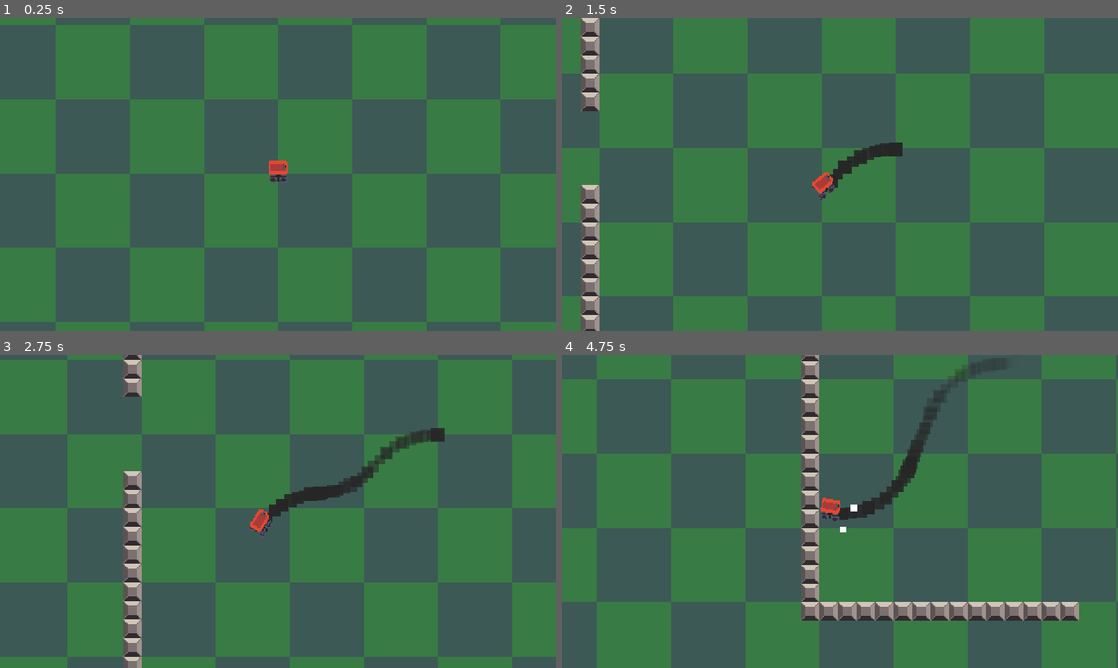
Above: before the commit, frames 1-4 (two rows, left to right).
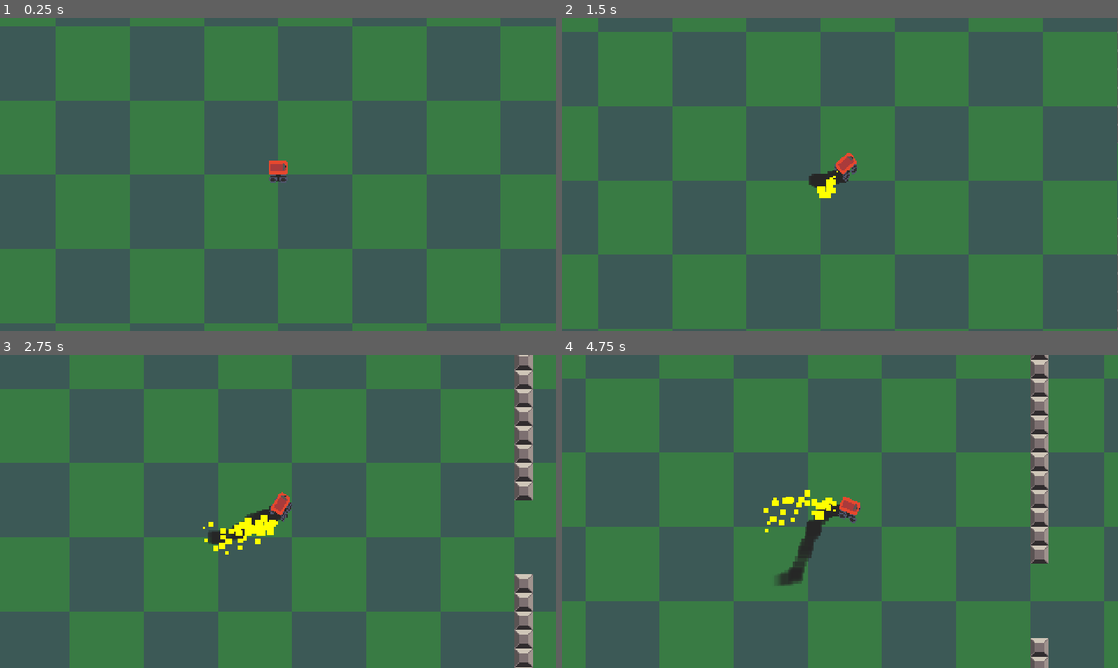
Above: after the commit, the same moments.

Repository: CiberTurtle/Mush-Vroom
Game: Godot game, scene res://scenes/testing_scene.tscn
Two runs of this game, one before a commit and one after it. Both use one fixed random seed, a clock stepped at 60 frames per second and the inputs below. The engine's default icon, where the game draws it, is replaced by a stand-in: a white triangle on a blue panel in a dark square.
Inputs:
- Up to frame 1 (0.25 s): no input
- Up to frame 2 (1.5 s): tap Enter at 0.5 s; hold Right (turn_right) 0.53-1.28 s; hold X (break) 0.53-1.28 s; tap C (boost, bound only after the commit) at 0.8, 1.35 s; hold Left (turn_left) from 1.28 s (still down)
- Up to frame 3 (2.75 s): tap X (break) at 1.55 s; release Left (turn_left) at 2.03 s; hold Right (turn_right) from 2.03 s (still down); hold X (break) from 2.03 s (still down); tap C (boost, bound only after the commit) at 2.3 s
- Up to frame 4 (4.75 s): release Right (turn_right) at 2.78 s; release X (break) at 2.78 s; hold Z (accelerate) 2.78-3.53 s; tap C (boost, bound only after the commit) at 2.85, 3.8, 4.35 s; tap X (break) at 3.05, 4.55 s; hold X (break) 3.53-4.28 s; hold Left (turn_left) from 3.53 s (still down)

The runs differ from the first frame. In frame 1, 2.0% of the frame differs, in the area x 0-100%, y 2-98%; in frame 2, 56%; in frame 3, 45%; in frame 4, 86%, in the area x 0-100%, y 0-100%.

Commit message:
boosting & separation of concerns

Diff:
--- a/project.godot
+++ b/project.godot
@@ -10,9 +10,14 @@
 
 _global_script_classes=[{
 "base": "CharacterBody2D",
-"class": &"Driver",
+"class": &"Kart",
 "language": &"GDScript",
-"path": "res://scripts/driver.gd"
+"path": "res://scripts/kart.gd"
+}, {
+"base": "Kart",
+"class": &"PlayerKart",
+"language": &"GDScript",
+"path": "res://scripts/player_kart.gd"
 }, {
 "base": "Node2D",
 "class": &"SpriteStack",
@@ -25,7 +30,8 @@
 "path": "res://scripts/resource/sprite_stack_model.gd"
 }]
 _global_script_class_icons={
-"Driver": "",
+"Kart": "",
+"PlayerKart": "",
 "SpriteStack": "",
 "SpriteStackModel": ""
 }
@@ -87,6 +93,11 @@
 , Object(InputEventJoypadMotion,"resource_local_to_scene":false,"resource_name":"","device":-1,"axis":0,"axis_value":1.0,"script":null)
 ]
 }
+boost={
+"deadzone": 0.5,
+"events": [Object(InputEventKey,"resource_local_to_scene":false,"resource_name":"","device":0,"window_id":0,"alt_pressed":false,"shift_pressed":false,"ctrl_pressed":false,"meta_pressed":false,"pressed":false,"keycode":0,"physical_keycode":67,"unicode":0,"echo":false,"script":null)
+]
+}
 
 [layer_names]
 
--- a/scenes/driver.tscn
+++ b/scenes/kart.tscn
@@ -1,19 +1,12 @@
-[gd_scene load_steps=17 format=3 uid="uid://bls4ju68nmri7"]
+[gd_scene load_steps=19 format=3 uid="uid://dwjb7ln7yh3mg"]
 
-[ext_resource type="Script" path="res://scripts/driver.gd" id="1_5cpup"]
-[ext_resource type="Texture2D" uid="uid://cndrlss6lju7w" path="res://icon.svg" id="1_yrn3a"]
-[ext_resource type="Script" path="res://scripts/sprite_stack.gd" id="3_3endj"]
-[ext_resource type="Resource" uid="uid://cc75gdewcso6v" path="res://resources/kart.tres" id="4_w30rs"]
+[ext_resource type="Script" path="res://scripts/kart.gd" id="1_g4kfs"]
+[ext_resource type="Texture2D" uid="uid://cndrlss6lju7w" path="res://icon.svg" id="2_ce4dn"]
+[ext_resource type="Script" path="res://scripts/sprite_stack.gd" id="3_nelh2"]
+[ext_resource type="Resource" uid="uid://cc75gdewcso6v" path="res://resources/kart.tres" id="4_j6f35"]
 
 [sub_resource type="Curve" id="Curve_yd6i8"]
-bake_resolution = 16
 _data = [Vector2(0, 0), 0.0, 1.0, 0, 0, Vector2(0.75, 1), 0.0, 0.0, 0, 0]
-point_count = 2
-
-[sub_resource type="Curve" id="Curve_pgmih"]
-max_value = 128.0
-bake_resolution = 16
-_data = [Vector2(0, 0), 0.0, 0.0, 0, 0, Vector2(1, 112), 0.0, 0.0, 0, 0]
 point_count = 2
 
 [sub_resource type="CircleShape2D" id="CircleShape2D_fq15i"]
@@ -50,7 +43,6 @@
 particle_flag_disable_z = true
 direction = Vector3(-1, 0, 0)
 spread = 35.0
-flatness = 1.0
 gravity = Vector3(0, 0, 0)
 initial_velocity_min = 96.0
 initial_velocity_max = 96.0
@@ -83,12 +75,35 @@
 scale_max = 8.0
 scale_curve = SubResource("CurveTexture_wi608")
 
-[node name="Driver" type="CharacterBody2D"]
-position = Vector2(0, 1)
+[sub_resource type="Curve" id="Curve_1a0od"]
+_data = [Vector2(0, 0), 0.0, 0.0, 0, 0, Vector2(0.102439, 0.981818), 0.0, 0.0, 0, 0, Vector2(1, 0), 0.0, 0.0, 0, 0]
+point_count = 3
+
+[sub_resource type="CurveTexture" id="CurveTexture_oaofu"]
+width = 64
+curve = SubResource("Curve_1a0od")
+
+[sub_resource type="ParticleProcessMaterial" id="ParticleProcessMaterial_214ng"]
+emission_shape = 3
+emission_box_extents = Vector3(1, 4, 1)
+particle_flag_disable_z = true
+direction = Vector3(-1, 0, 0)
+spread = 20.0
+gravity = Vector3(0, 0, 0)
+initial_velocity_min = 128.0
+initial_velocity_max = 128.0
+orbit_velocity_min = 0.0
+orbit_velocity_max = 0.0
+scale_min = 4.0
+scale_max = 8.0
+scale_curve = SubResource("CurveTexture_oaofu")
+color = Color(1, 1, 0, 1)
+
+[node name="Kart" type="CharacterBody2D"]
 collision_layer = 4
 collision_mask = 2
 motion_mode = 1
-script = ExtResource("1_5cpup")
+script = ExtResource("1_g4kfs")
 move_inc = 12.0
 move_dec = 10.0
 move_break = 24.0
@@ -99,7 +114,8 @@
 turn_opp = 9.0
 turn_max = 0.4
 turn_control_curve = SubResource("Curve_yd6i8")
-lookahead_curve = SubResource("Curve_pgmih")
+boost_max = 16.0
+boost_dec = 16.0
 
 [node name="CollisionShape2D" type="CollisionShape2D" parent="."]
 shape = SubResource("CircleShape2D_fq15i")
@@ -127,17 +143,21 @@
 lifetime = 0.75
 process_material = SubResource("ParticleProcessMaterial_bbm7y")
 
+[node name="BoostFX" type="GPUParticles2D" parent="."]
+visible = false
+position = Vector2(-4, 0)
+emitting = false
+amount = 32
+lifetime = 0.75
+one_shot = true
+explosiveness = 0.5
+process_material = SubResource("ParticleProcessMaterial_214ng")
+
 [node name="Sprite2D" type="Sprite2D" parent="."]
 visible = false
-texture = ExtResource("1_yrn3a")
-
-[node name="Camera2D" type="Camera2D" parent="."]
-top_level = true
-current = true
-process_callback = 0
-position_smoothing_enabled = true
+texture = ExtResource("2_ce4dn")
 
 [node name="SpriteStack" type="Node2D" parent="."]
 top_level = true
-script = ExtResource("3_3endj")
-model = ExtResource("4_w30rs")
+script = ExtResource("3_nelh2")
+model = ExtResource("4_j6f35")
--- /dev/null
+++ b/scenes/player_kart.tscn
@@ -0,0 +1,18 @@
+[gd_scene load_steps=4 format=3 uid="uid://dljlcuutxpmsh"]
+
+[ext_resource type="PackedScene" uid="uid://dwjb7ln7yh3mg" path="res://scenes/kart.tscn" id="1_jchcy"]
+[ext_resource type="Script" path="res://scripts/player_kart.gd" id="2_nxygi"]
+
+[sub_resource type="Curve" id="Curve_s2hoa"]
+max_value = 128.0
+_data = [Vector2(0, 0), 0.0, 0.0, 0, 0, Vector2(1, 96), 0.0, 0.0, 0, 0]
+point_count = 2
+
+[node name="Player Kart" instance=ExtResource("1_jchcy")]
+script = ExtResource("2_nxygi")
+lookahead_curve = SubResource("Curve_s2hoa")
+
+[node name="Camera2D" type="Camera2D" parent="." index="7"]
+top_level = true
+current = true
+position_smoothing_enabled = true
--- a/scenes/testing_scene.tscn
+++ b/scenes/testing_scene.tscn
@@ -1,12 +1,14 @@
 [gd_scene load_steps=4 format=3 uid="uid://r86fv7by050w"]
 
-[ext_resource type="PackedScene" uid="uid://bls4ju68nmri7" path="res://scenes/driver.tscn" id="1_toeap"]
+[ext_resource type="PackedScene" uid="uid://dljlcuutxpmsh" path="res://scenes/player_kart.tscn" id="1_xmxuo"]
 [ext_resource type="Texture2D" uid="uid://ibmf2vj0noc" path="res://assets/grid_bg.png" id="2_qpmyt"]
 [ext_resource type="TileSet" uid="uid://l047q4om02d2" path="res://resources/tileset.tres" id="3_u7vvr"]
 
 [node name="Testing Scene" type="Node2D"]
 
-[node name="Driver" parent="." instance=ExtResource("1_toeap")]
+[node name="Player Kart" parent="." instance=ExtResource("1_xmxuo")]
+boost_max = 12.0
+boost_dec = 12.0
 
 [node name="ParallaxBackground" type="ParallaxBackground" parent="."]
 
--- a/scripts/driver.gd
+++ b/scripts/kart.gd
@@ -1,4 +1,4 @@
-class_name Driver extends CharacterBody2D
+class_name Kart extends CharacterBody2D
 
 # speed
 var move_spd := 0.0
@@ -17,41 +17,43 @@
 @export var turn_max := 1.00
 @export var turn_control_curve: Curve
 
-@export var lookahead_curve: Curve
+# boost
+@export var boost_max := 12.0
+@export var boost_dec := 12.0
+var boost_spd := 0.0
 
 # input
-var _input_accelerate := false
-var _input_break := false
-var _input_turn := 0.0
+var input_accelerate := false
+var input_break := false
+var input_turn := 0.0
+
+var input_boost := false
 
 func _ready() -> void:
 	$TrailFX.visible = true
 	$AccelerateFX.visible = true
 	$BreakFX.visible = true
+	$BoostFX.visible = true
 
 func _process(delta: float) -> void:
-	_input_accelerate = Input.is_action_pressed('accelerate')
-	_input_break = Input.is_action_pressed('break')
-	_input_turn = Input.get_axis('turn_left', 'turn_right')
-
-	$AccelerateFX.emitting = _input_accelerate
-	$BreakFX.emitting = _input_break if move_spd > 0.0 else false
+	$AccelerateFX.emitting = input_accelerate
+	$BreakFX.emitting = input_break if move_spd > 0.0 else false
 
 func _physics_process(delta: float) -> void:
-	if _input_break:
+	if input_break:
 		if move_spd > 0:
 			move_spd = move_toward(move_spd, -move_back_max, move_break * delta)
 		else:
 			move_spd = move_toward(move_spd, -move_back_max, move_rev * delta)
-	elif _input_accelerate:
+	elif input_accelerate:
 		move_spd = move_toward(move_spd, move_max, move_inc * delta)
 	else:
 		move_spd = move_toward(move_spd, 0.0, move_dec * delta)
 
 	var spd_ratio := move_spd / move_max
 
-	if _input_turn != 0.0:
-		var input_sign: float = sign(_input_turn)
+	if input_turn != 0.0:
+		var input_sign: float = sign(input_turn)
 		var move_sign: float = sign(turn_spd)
 
 		if input_sign == move_sign:
@@ -61,21 +63,26 @@
 	else:
 		turn_spd = move_toward(turn_spd, 0.0, turn_dec * delta)
 
-	# var forward := transform.basis_xform(Vector2.RIGHT) # longer
-	var forward := Vector2.RIGHT.rotated(rotation) # shorter
+	var forward := Vector2.RIGHT.rotated(rotation)
 
-	# rotate
+	# turn
 	var turn_control:float = turn_control_curve.sample_baked(abs(spd_ratio)) * sign(spd_ratio)
 	rotate(turn_to_rad(turn_spd * turn_control) * delta)
 
+	# boost
+	boost_spd = move_toward(boost_spd, 0.0, boost_dec * delta)
+	if input_boost:
+		boost_spd = boost_max
+		$BoostFX.restart()
+		$BoostFX.emitting = true
+	input_boost = false
+
 	# move
-	velocity = forward * (move_spd * 16)
+	velocity = (move_spd + boost_spd) * 16 * forward
 	var hit := move_and_slide()
 
 	if hit:
 		move_spd = move_spd * -0.5
 
-	$Camera2D.position = position + forward * lookahead_curve.sample_baked(spd_ratio)
-
 func turn_to_rad(turn: float) -> float:
 	return 2.0 * PI * turn
--- /dev/null
+++ b/scripts/player_kart.gd
@@ -0,0 +1,18 @@
+class_name PlayerKart extends Kart
+
+@export var lookahead_curve: Curve
+
+func _process(delta: float) -> void:
+	input_accelerate = Input.is_action_pressed('accelerate')
+	input_break = Input.is_action_pressed('break')
+	input_turn = Input.get_axis('turn_left', 'turn_right')
+
+	if Input.is_action_just_pressed('boost'):
+		input_boost = true
+
+	super._process(delta)
+
+	var forward := Vector2.RIGHT.rotated(rotation)
+	var spd_ratio := move_spd / move_max
+
+	$Camera2D.position = position + forward * lookahead_curve.sample_baked(spd_ratio)
